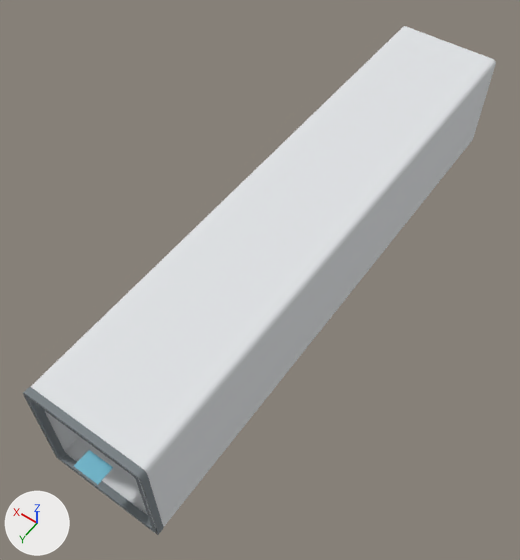
Renders of the OBJ model ewellix-liftkit-ur620/meshes/lift_base_link.obj from each side of a commit.
Camera for both pictures: a 50 mm lens placed at (-0.336, 0.158, 0.744), pointed at (0.018, -0.338, -0.035). Every picture has the same lights, and +X, +Y and +Z are marked at lower left. The picture after the commit comes second. Where no turn or scale is listed for an object, it has been applied to the vertices. Vertices at exactly the same position are counted once.

The scene before the commit, as lines of its bpy script (objects in view):
```python
me_column_sleeve = bpy.data.meshes.new('column_sleeve')
me_column_sleeve.from_pydata(...)  # 112 vertices, 224 faces; spans x -0.082..0.082, y -0.821..0.0, z -0.082..0.082
me_column_sleeve.materials.append(mat_extruded_aluminium)  # white #e1e4e6
me_identification_panel = bpy.data.meshes.new('identification_panel')
me_identification_panel.from_pydata(...)  # 152 vertices, 300 faces; spans x -0.018..0.018, y -0.012..0.012, z -0.0005..0.0005
me_identification_panel.materials.append(mat_product_marker)  # cyan #79c5dc
me_wiper = bpy.data.meshes.new('wiper')
me_wiper.from_pydata(...)  # 112 vertices, 224 faces; spans x -0.082..0.082, y -0.009..0.0, z -0.082..0.082
me_wiper.materials.append(mat_polymer_wiper)  # grey #788084
ob_column_sleeve = bpy.data.objects.new('column_sleeve', me_column_sleeve)
ob_column_sleeve.location = (0.0, 0.0, 0.0)
ob_identification_panel = bpy.data.objects.new('identification_panel', me_identification_panel)
ob_identification_panel.location = (0.0, 0.0, 0.0)
ob_wiper = bpy.data.objects.new('wiper', me_wiper)
ob_wiper.location = (0.0, 0.0, 0.0)
```
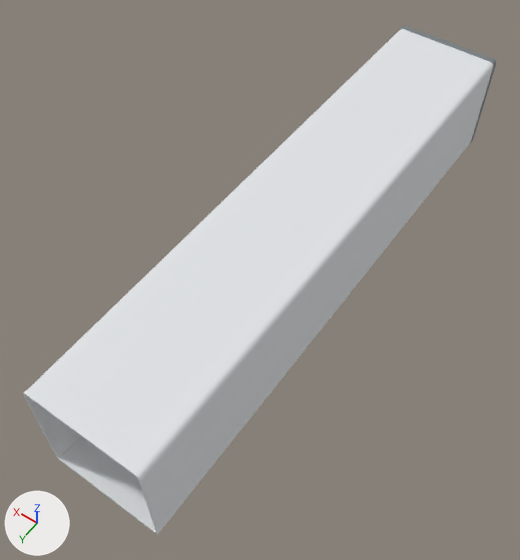
Diff of the bpy script that builds the scene:
```diff
--- a/ewellix-liftkit-ur620/meshes/lift_base_link.obj.py
+++ b/ewellix-liftkit-ur620/meshes/lift_base_link.obj.py
@@ me_identification_panel @@
 # used by ob_identification_panel; location = (0.0, 0.0, 0.0)
-me_identification_panel.from_pydata(...)  # 152 vertices, 300 faces; spans x -0.018..0.018, y -0.012..0.012, z -0.0005..0.0005
+me_identification_panel.from_pydata(...)  # 152 vertices, 300 faces; spans x -0.018..0.018, y -0.7427..-0.7187, z -0.083..-0.082
+# me_identification_panel part 1: the whole mesh is moved by (0.0, -0.7307, -0.0825)
 me_identification_panel.materials.append(mat_product_marker)
@@ me_wiper @@
 # used by ob_wiper; location = (0.0, 0.0, 0.0)
-me_wiper.from_pydata(...)  # 112 vertices, 224 faces; spans x -0.082..0.082, y -0.009..0.0, z -0.082..0.082
+me_wiper.from_pydata(...)  # 112 vertices, 224 faces; spans x -0.082..0.082, y -0.821..-0.812, z -0.082..0.082
+# me_wiper part 2: the whole mesh is moved by (0.0, -0.812, 0.0)
 me_wiper.materials.append(mat_polymer_wiper)
```

What differs and where, as boxes (x1, y1, x2, y2) in the pictures (520 x 560 px):
'wiper', moved
    before: (23, 387, 164, 535)
    after: (401, 26, 496, 142)
'identification_panel', moved (not visible afterwards)
    before: (74, 450, 113, 485)
